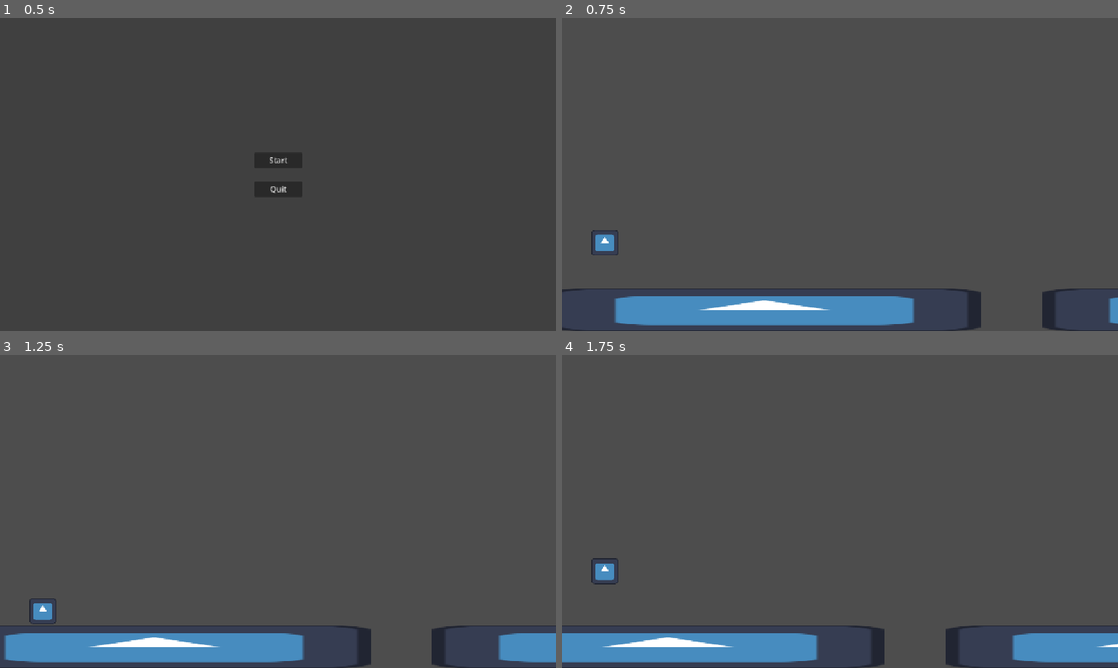
Above: before the commit, frames 1-4 (two rows, left to right).
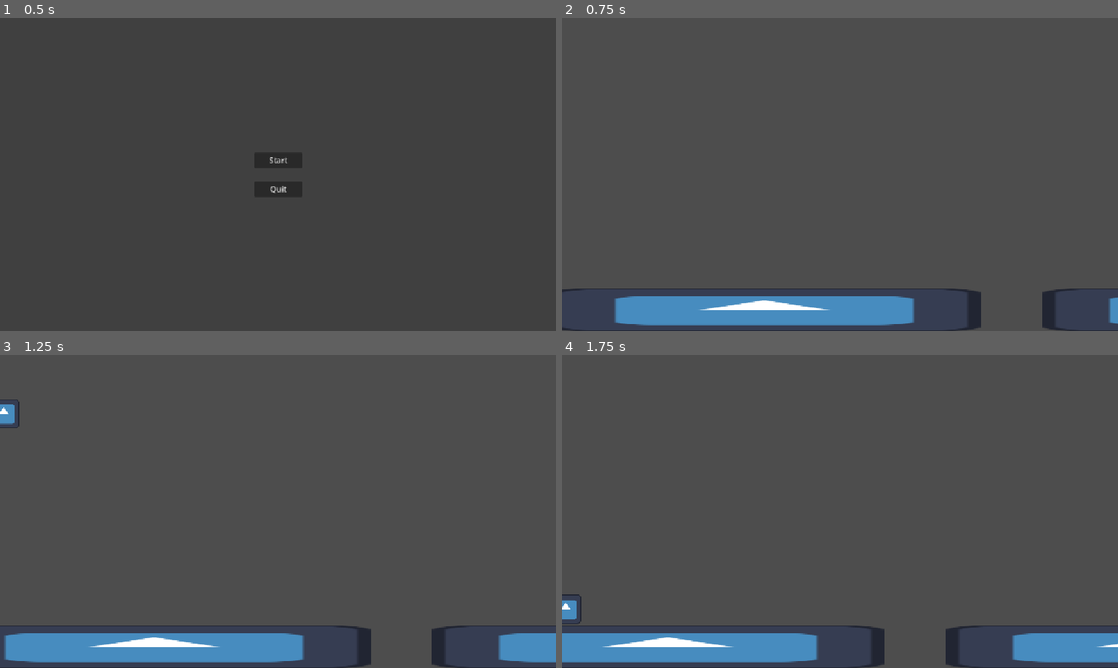
Above: after the commit, the same moments.

Repository: wends05/trash-trek
Game: Godot game, scene res://scenes/MainMenu.tscn
Two runs of this game, one before a commit and one after it. Both use one fixed random seed, a clock stepped at 60 frames per second and the inputs below. The engine's default icon, where the game draws it, is replaced by a stand-in: a white triangle on a blue panel in a dark square.
Inputs:
- Up to frame 1 (0.5 s): no input
- Up to frame 2 (0.75 s): click "Start" at 0.5 s
- Up to frame 3 (1.25 s): no input
- Up to frame 4 (1.75 s): tap Enter (ui_accept) at 1.25, 1.52 s

Frame 1 is identical in both runs. In frame 2, 0.2% of the frame differs, in the area x 5-11%, y 67-76%; in frame 3, 0.4%; in frame 4, 0.4%, in the area x 0-11%, y 64-86%.

Commit message:
added a trash collection area to the player scene

Diff:
--- a/scenes/Player.tscn
+++ b/scenes/Player.tscn
@@ -1,23 +1,33 @@
-[gd_scene load_steps=4 format=3 uid="uid://dyac4ihj46tig"]
+[gd_scene load_steps=5 format=3 uid="uid://dyac4ihj46tig"]
 
 [ext_resource type="Script" uid="uid://dofxmaqpmkhp1" path="res://scripts/player.gd" id="1_62i1b"]
 [ext_resource type="Texture2D" uid="uid://yahya1nksguv" path="res://icon.svg" id="1_si3wx"]
 
 [sub_resource type="RectangleShape2D" id="RectangleShape2D_y30ri"]
-size = Vector2(56, 53)
+size = Vector2(64, 61.5)
+
+[sub_resource type="RectangleShape2D" id="RectangleShape2D_v6fml"]
+size = Vector2(48, 48)
 
 [node name="Player" type="CharacterBody2D"]
 script = ExtResource("1_62i1b")
 
 [node name="AnimatedSprite2D" type="AnimatedSprite2D" parent="."]
-position = Vector2(81, 542.5)
+position = Vector2(-4, 2.50003)
 scale = Vector2(0.4375, 0.414063)
 
 [node name="Sprite2D" type="Sprite2D" parent="."]
-position = Vector2(81, 542.5)
-scale = Vector2(0.4375, 0.414063)
+position = Vector2(-1.90735e-06, -1.49997)
+scale = Vector2(0.5, 0.476563)
 texture = ExtResource("1_si3wx")
 
 [node name="CollisionShape2D" type="CollisionShape2D" parent="."]
-position = Vector2(81, 543)
+position = Vector2(-3.8147e-06, -1.25001)
 shape = SubResource("RectangleShape2D_y30ri")
+
+[node name="TrashCollectionArea" type="Area2D" parent="."]
+
+[node name="Shape" type="CollisionShape2D" parent="TrashCollectionArea"]
+shape = SubResource("RectangleShape2D_v6fml")
+
+[connection signal="body_entered" from="TrashCollectionArea" to="." method="_on_trash_collection_area_body_entered"]
